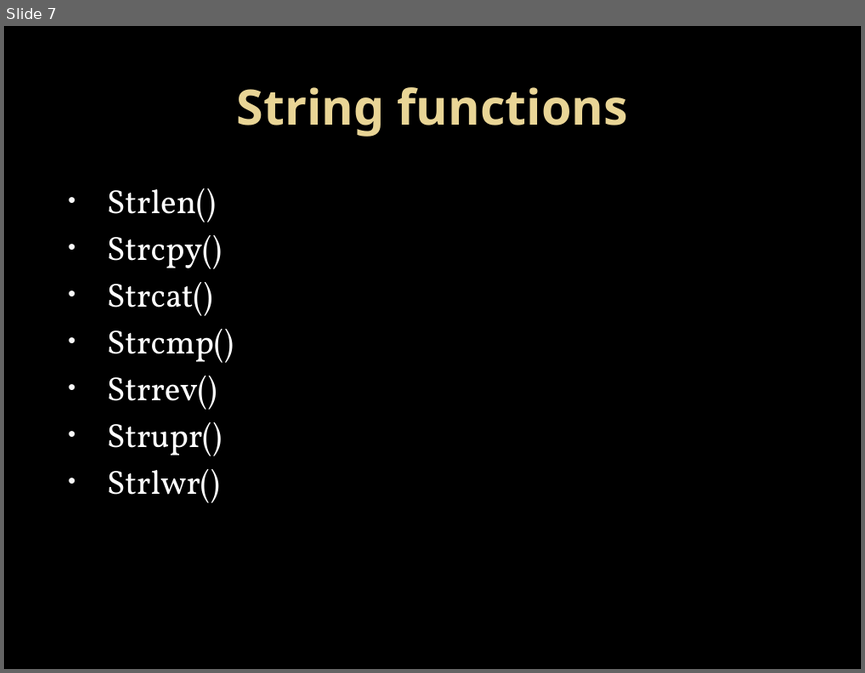
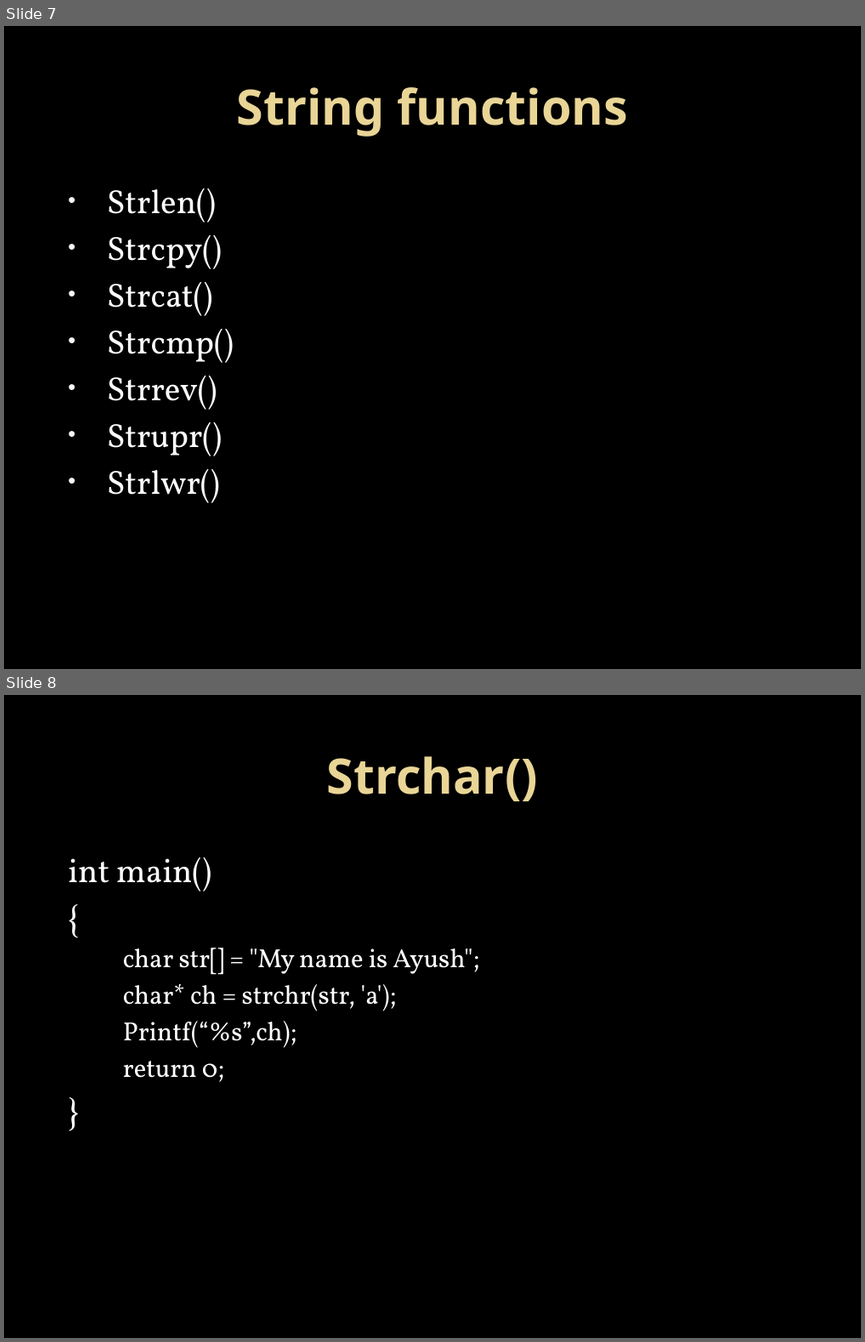
Before and after one commit to Mahesh-7/C_Programs, a slide deck: PPT/string.pptx. Shown one above the other, each under a label of ours: slide 7 before the commit, slides 7 and 8 after it. The pictures are 865x673 and 865x1342 pixels, drawn with LibreOffice and Linux fonts; fonts in the diff are those of the drawing; background and template pictures are left out. Boxes give left, top, right and bottom in pixels: in the first picture for what was removed or moved away, otherwise in the second. Text is boxed around its words. In the diff, an @@ line names an element or a change of style, - is before the commit and + after.

```diff
--- a/PPT/string.pptx
+++ b/PPT/string.pptx
@@ slide 8 added at box(4, 695, 861, 1338), background picture (left out) @@
@@ title added at box(327, 756, 538, 801), 41 pt, text gradient #EAD696 to #E7D081, bold @@
+Strchar()
@@ text added at box(68, 857, 479, 1082), 22 pt, text #FFFFFF @@
+int main()
+{
+    char str[] = "My name is Ayush";
+    char* ch = strchr(str, 'a');
+    Printf(“%s”,ch);
+    return 0;
+}
```
Also in this commit, not shown: 2 other slides added.
